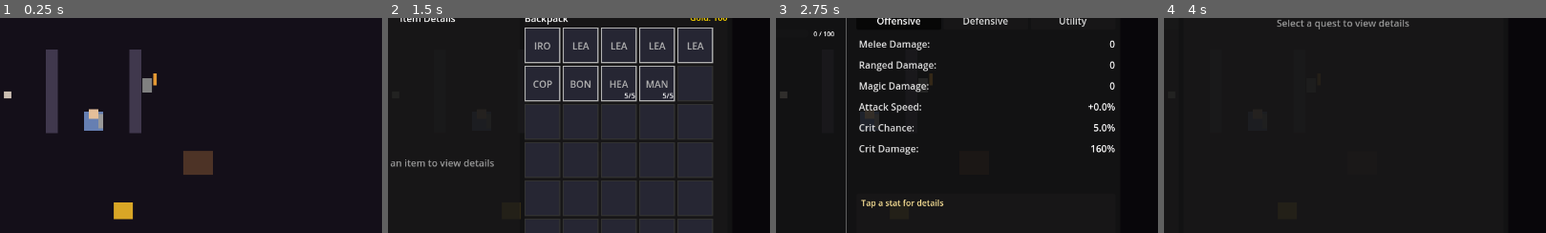
Above: before the commit, frames 1-4 (left to right).
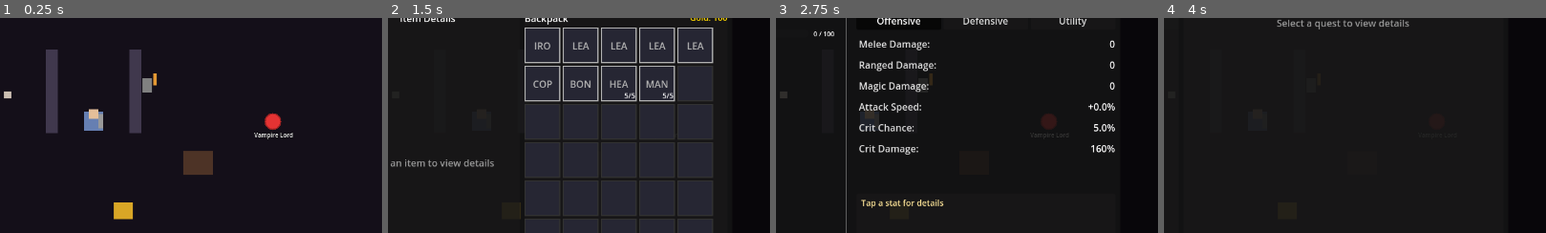
Above: after the commit, the same moments.

Repository: MatousHruska/MobileTestia
Game: Godot game, scene res://scenes/world/zone_crypt.tscn
Two runs of this game, one before a commit and one after it. Both use one fixed random seed, a clock stepped at 60 frames per second and the inputs below. This scene is started directly instead of the project's main scene.
Inputs:
- Up to frame 1 (0.25 s): no input
- Up to frame 2 (1.5 s): click "☰" at 0.5 s; click "Inventory" at 1.25 s
- Up to frame 3 (2.75 s): click "Stats" at 2 s
- Up to frame 4 (4 s): click "Skills" at 2.75 s; click "Quests" at 3.5 s
The pictures show only the part of the screen within x 38-88%, y 26-76%; the shares and areas given below are measured in that part.

The runs differ from the first frame. In frame 1, 0.4% of the frame differs, in the area x 66-77%, y 44-57%; in frame 2, less than 0.1%; in frame 3, 0.3%; in frame 4, less than 0.1%.

Commit message:
Fix Vampire Lord not initializing by deferring one-shot spawn
When spawning during _ready(), the enemy node doesn't fully initialize.
Using call_deferred ensures the spawn happens after the scene tree is ready.

Diff:
--- a/scripts/npc/spawn_point.gd
+++ b/scripts/npc/spawn_point.gd
@@ -257,9 +257,10 @@
 	spawn_point_activated.emit()
 
 	# For one-shot spawns (check_interval <= 0), spawn immediately since _process won't
+	# Use call_deferred to avoid spawning during _ready() which causes initialization issues
 	if check_interval <= 0:
-		print("[SpawnPoint] One-shot spawn, calling _try_spawn() immediately")
-		_try_spawn()
+		print("[SpawnPoint] One-shot spawn, deferring _try_spawn()")
+		call_deferred("_try_spawn")
 
 
 func deactivate() -> void:
